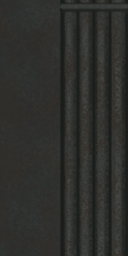
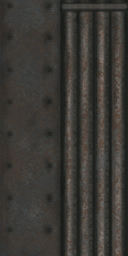
Before/after of a 128×256 layered artwork. What changed in the layer stack:
added layer "Layer 19" above "Vibrance 1" over [59, 1, 128, 13]
added layer "Layer 18" above "Layer 17" over [59, 0, 128, 256]
showed "Layer 17" over [0, 0, 128, 256]
